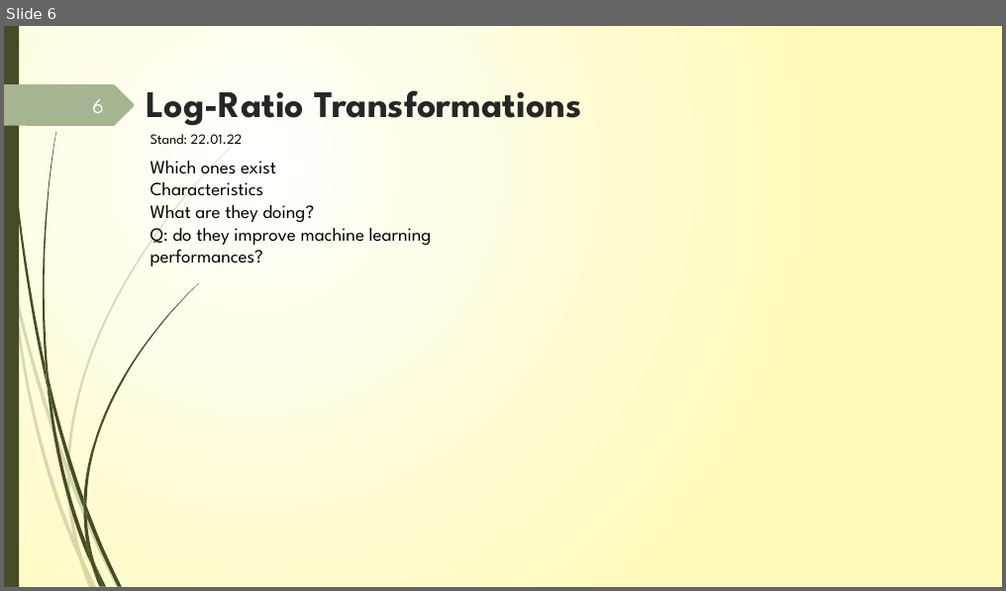
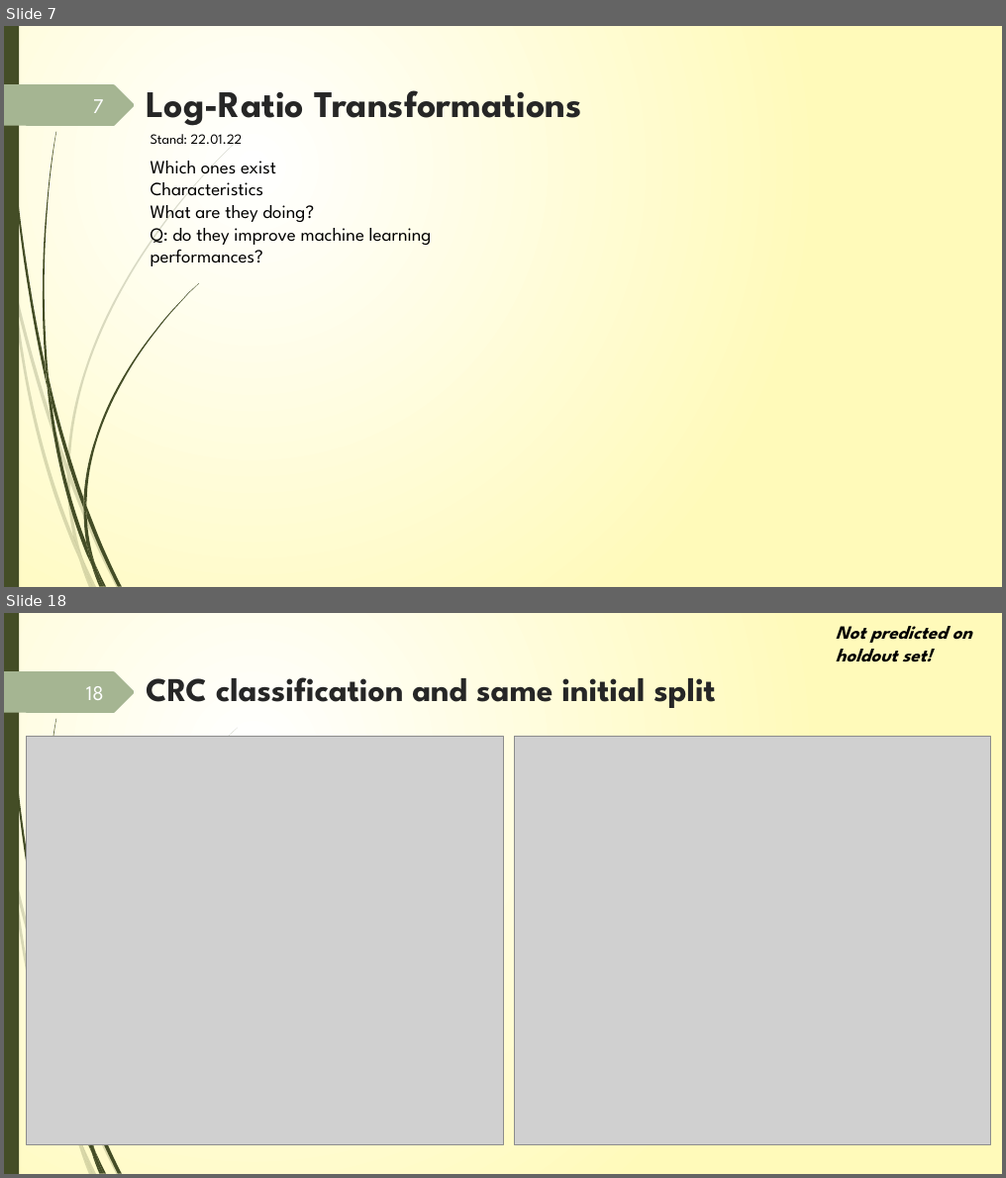
Before and after one commit to JenniferNeumaier/ml_coda, a slide deck: doc/Project_structure_notes.pptx. Shown one above the other, each under a label of ours: slide 6 before the commit, slides 7 and 18 after it; the slides between them are not shown. The pictures are 1006x591 and 1006x1178 pixels, drawn with LibreOffice and Linux fonts; fonts in the diff are those of the drawing; grey boxes stand for pictures. Boxes give left, top, right and bottom in pixels: in the first picture for what was removed or moved away, otherwise in the second. Text is boxed around its words. In the diff, an @@ line names an element or a change of style, - is before the commit and + after.

```diff
--- a/doc/Project_structure_notes.pptx
+++ b/doc/Project_structure_notes.pptx
@@ slide 18 added at (x1=4, y1=613, x2=1002, y2=1174), background gradient #FFFFFF to #FFFABB; not listed: 19 template elements that a slide beside it also shows @@
@@ text added at (x1=836, y1=626, x2=972, y2=663), 18 pt, text #000000, bold, italic @@
+Not predicted on holdout set!
@@ page number added at (x1=86, y1=686, x2=104, y2=700), 20 pt, text #FEFFFF @@
+18
@@ title added at (x1=146, y1=677, x2=716, y2=708), 32 pt, text #262626, bold @@
+CRC classification and same initial split
@@ picture added at (x1=27, y1=737, x2=503, y2=1146) @@
@@ picture added at (x1=514, y1=737, x2=991, y2=1146) @@
@@ what was slide 6 is now slide 7 @@
@@ page number at (x1=93, y1=99, x2=104, y2=113): text changed @@
-6
+7
```
Also in this commit, not shown: 15 slides changed, 12 other slides added, 6 other files.
